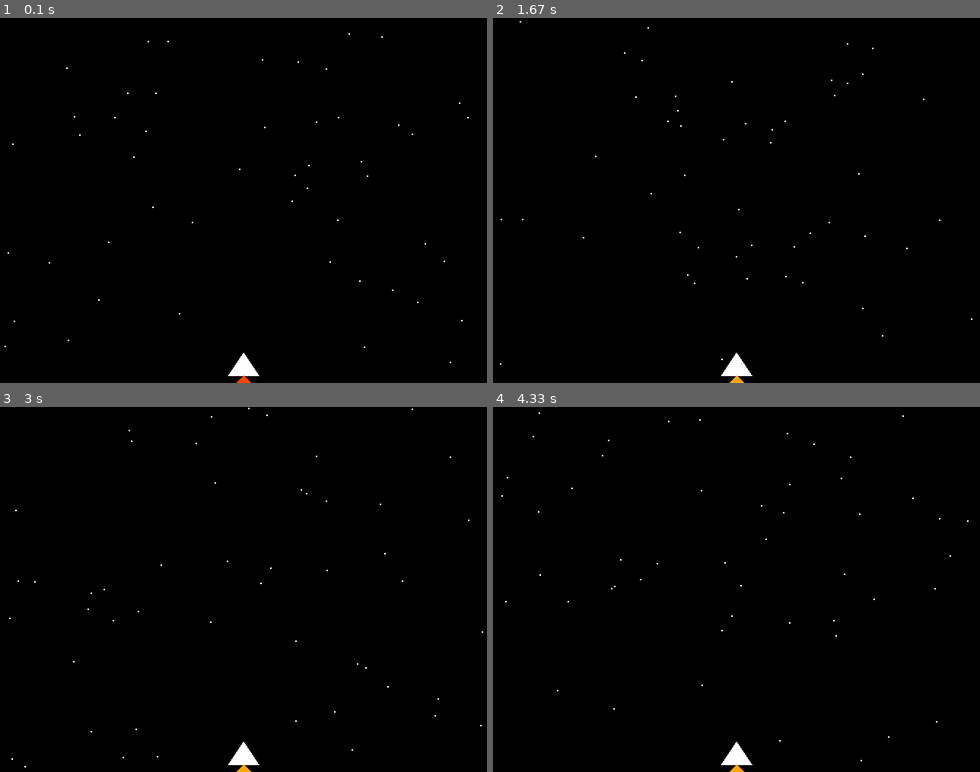
Above: before the commit, frames 1-4 (two rows, left to right).
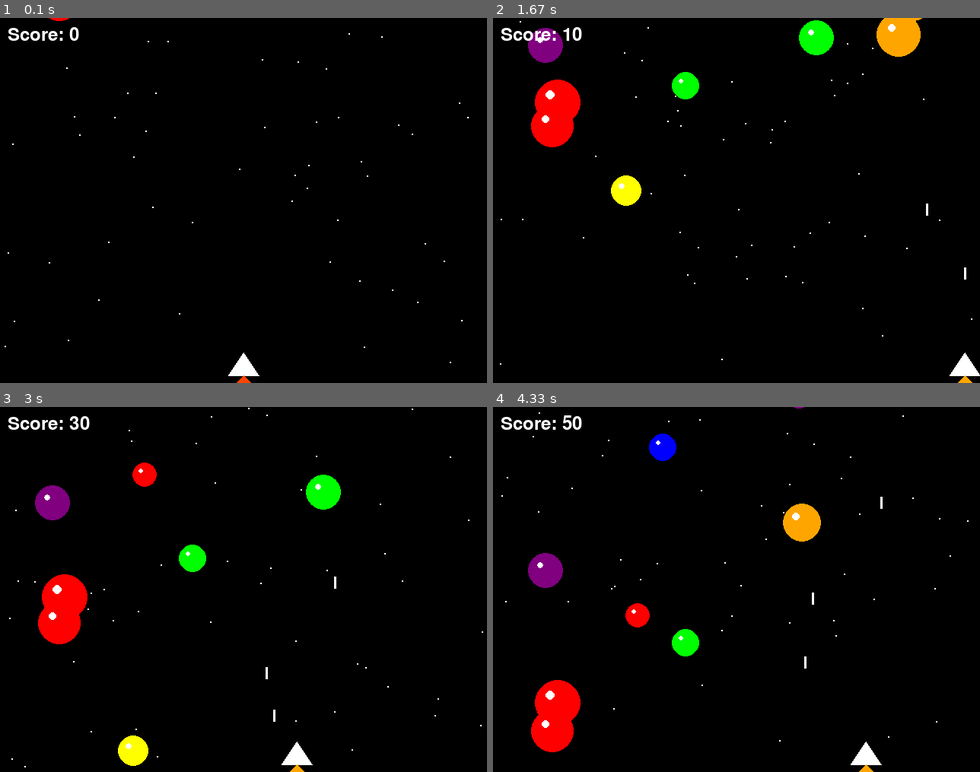
Above: after the commit, the same moments.

Repository: WaterSupply201908/STEMWork
Game: pygame game, started from Class/SAT PE 0930/Space Bubble Shooter/main.py
The game is run twice, just before and just after one commit, with the same random seed, the same clock (stepped at 60 frames per second) and the same inputs.
Inputs:
- Up to frame 1 (0.1 s): no input
- Up to frame 2 (1.67 s): hold Space 0.33-0.8 s; hold Right 0.33-0.8 s; hold Right 0.83-1.3 s; tap Space at 0.9, 1.2, 1.4 s; hold Right from 1.33 s (still down)
- Up to frame 3 (3 s): tap Space at 1.7, 1.9, 2.2, 2.47, 2.77, 2.9 s; release Right at 1.8 s; hold Left 1.83-2.37 s; hold Left 2.4-2.8 s; hold Right from 2.83 s (still down)
- Up to frame 4 (4.33 s): tap Space at 3.2, 3.57, 3.87, 4.07 s; release Right at 3.47 s; hold Left 3.5-3.97 s; hold Right from 4 s (still down)

The runs differ from the first frame. In frame 1, 0.3% of the frame differs, in the area x 1-17%, y 0-7%; in frame 2, 4.7%, in the area x 1-100%, y 0-100%; in frame 3, 4.3%; in frame 4, 4.4%.

Commit message:
2025-08-16 Space Bubble Shooter [2/2]

Diff:
--- a/Class/SAT PE 0930/Space Bubble Shooter/main.py
+++ b/Class/SAT PE 0930/Space Bubble Shooter/main.py
@@ -84,10 +84,27 @@
             self.reset()
 
     def reset(self) :
-        pass
+        self.radius = random.randint(15, 30)
+        self.x = random.randint(self.radius, WIDTH-self.radius)
+        self.y = random.randint(-100, -20)
+        self.speed = random.uniform(1.0, 3.0)
+        self.color = random.choice(COLORS)
 
     def draw(self) :
-        pass
+        pygame.draw.circle(
+            screen,
+            self.color,
+            (int(self.x), int(self.y)),
+            self.radius
+        )
+
+        # Shine effect
+        pygame.draw.circle(
+            screen,
+            WHITE,
+            (int(self.x-self.radius//3), int(self.y-self.radius//3)),
+            self.radius//5
+        )
 
 # Main
 ship = Ship()
@@ -101,7 +118,12 @@
         if event.type == pygame.QUIT :
             running = False
         elif event.type == pygame.KEYDOWN :
-            pass
+            if not game_over and event.key == pygame.K_SPACE :
+                lasers.append(Laser(ship.x, ship.y))
+            elif game_over and event.key == pygame.K_r :
+                ship, lasers = Ship(), []
+                bubbles = [Bubble() for _ in range(8)]
+                explosions, score, game_over = [], 0, False
 
     # Background
     screen.fill(BLACK)
@@ -109,8 +131,43 @@
         pygame.draw.circle(screen, WHITE, (random.randint(0, WIDTH), random.randint(0, HEIGHT)), 1)
 
     # Game Logic
+    keys = pygame.key.get_pressed()
+    if not game_over :
+        if keys[pygame.K_LEFT] :
+            ship.move('left')
+        elif keys[pygame.K_RIGHT] :
+            ship.move('right')
+
+        for laser in lasers :
+            laser.update()
+
+            if not laser.active :
+                lasers.remove(laser)
+
+        for bubble in bubbles :
+            bubble.update()
+
+            if math.sqrt((bubble.x-ship.x)**2+(bubble.y-ship.y)**2) < bubble.radius+20 :
+                game_over = True
+                break
+
+        for laser in lasers :
+            if laser.active :
+                for bubble in bubbles :
+                    if math.sqrt((bubble.x-laser.x)**2+(bubble.y-laser.y)**2) < bubble.radius :
+                        bubble.reset()
+                        lasers.remove(laser)
+                        score += 10
+                        break
+
+    for obj in bubbles+lasers :
+        obj.draw()
     if not game_over :
         ship.draw()
+
+    screen.blit(font.render(f'Score: {score}', True, WHITE), (10, 10))
+    if game_over :
+        screen.blit(font.render('GAME OVER! Press R to restart', True, WHITE), (WIDTH//2-180, HEIGHT//2))
 
     # Update Display
     pygame.display.flip() # pygame.display.update()
